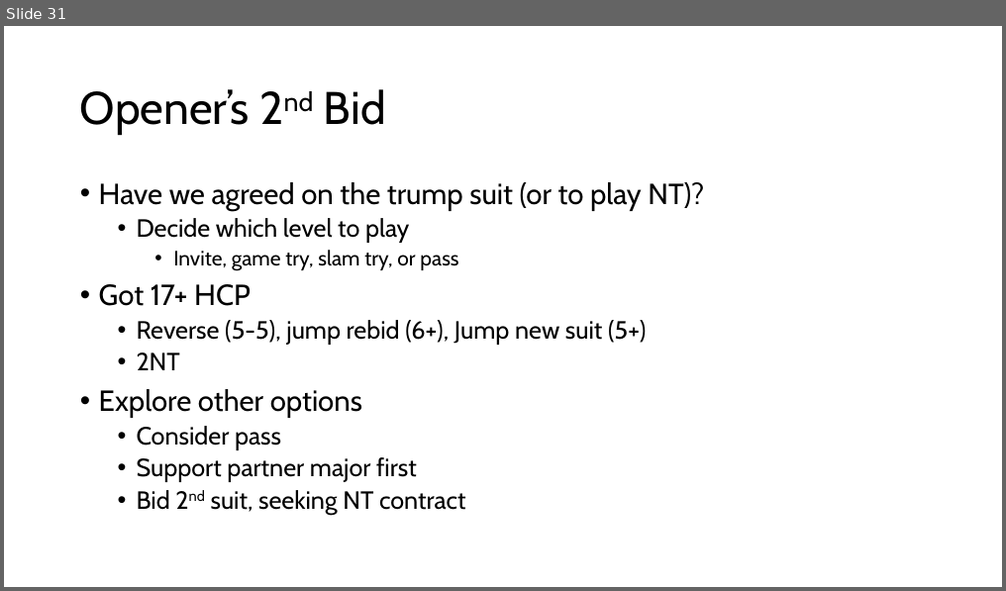
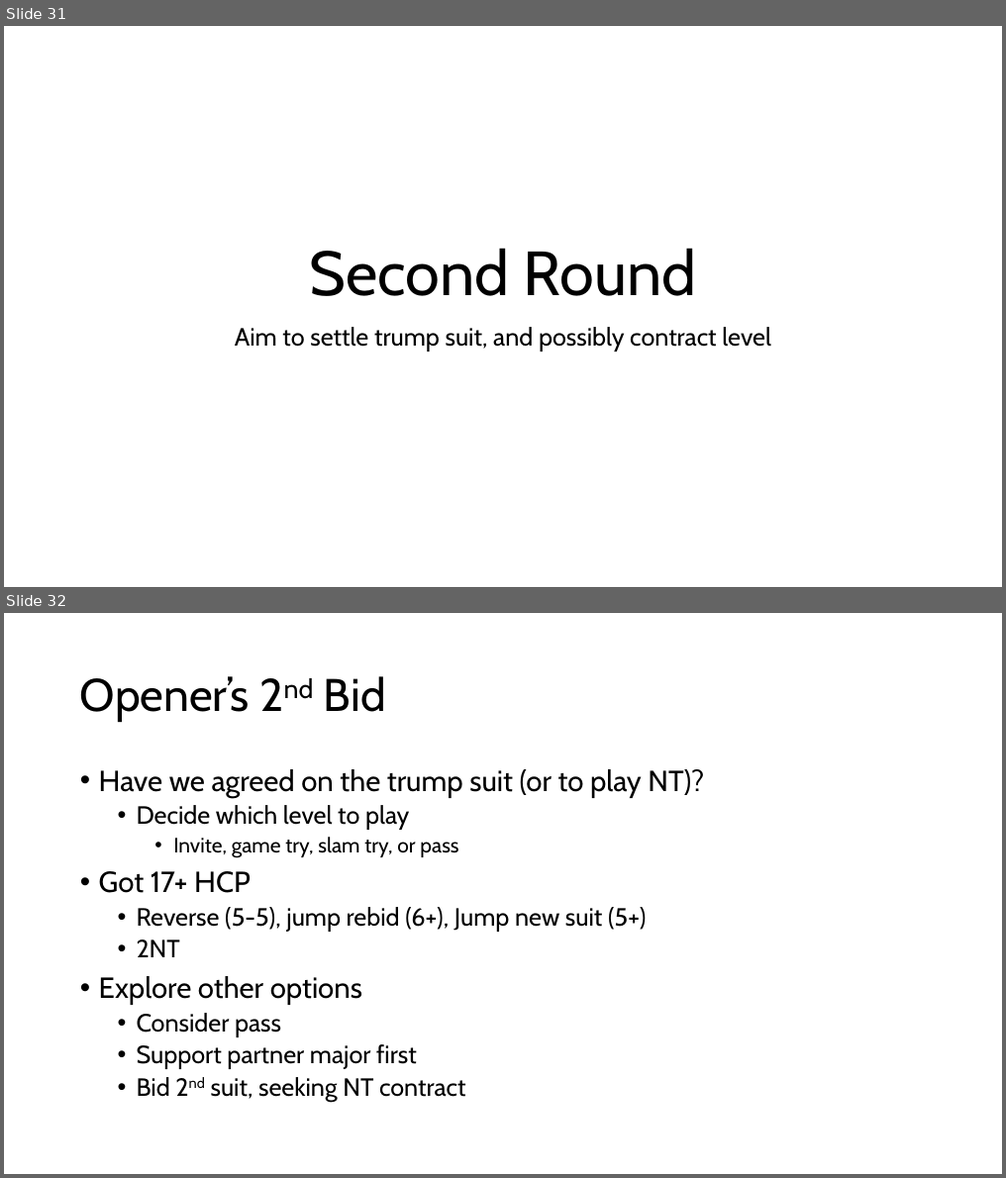
Before and after one commit to sywhub/bridge101, a slide deck: lectures.pptx. Shown one above the other, each under a label of ours: slide 31 before the commit, slides 31 and 32 after it. The pictures are 1006x591 and 1006x1178 pixels, drawn with LibreOffice and Linux fonts; fonts in the diff are those of the drawing; background and template pictures are left out. Boxes give left, top, right and bottom in pixels: in the first picture for what was removed or moved away, otherwise in the second. Text is boxed around its words. In the diff, an @@ line names an element or a change of style, - is before the commit and + after.

```diff
--- a/lectures.pptx
+++ b/lectures.pptx
@@ slide 31 added at bbox=[4, 26, 1002, 587], background #FFFFFF @@
@@ title added at bbox=[310, 248, 697, 296], 60 pt, text #000000 @@
+Second Round
@@ subtitle added at bbox=[235, 327, 771, 352], 24 pt, text #000000 @@
+Aim to settle trump suit, and possibly contract level
@@ what was slide 31 is now slide 32 @@
```
Also in this commit, not shown: 3 slides changed, 16 other slides added, 2 slides removed, 3 other files.
